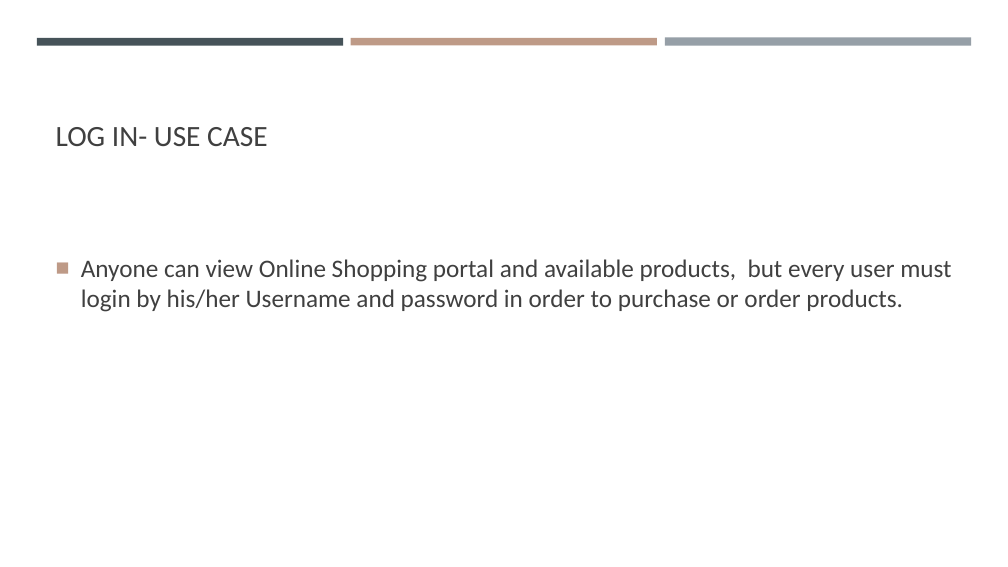
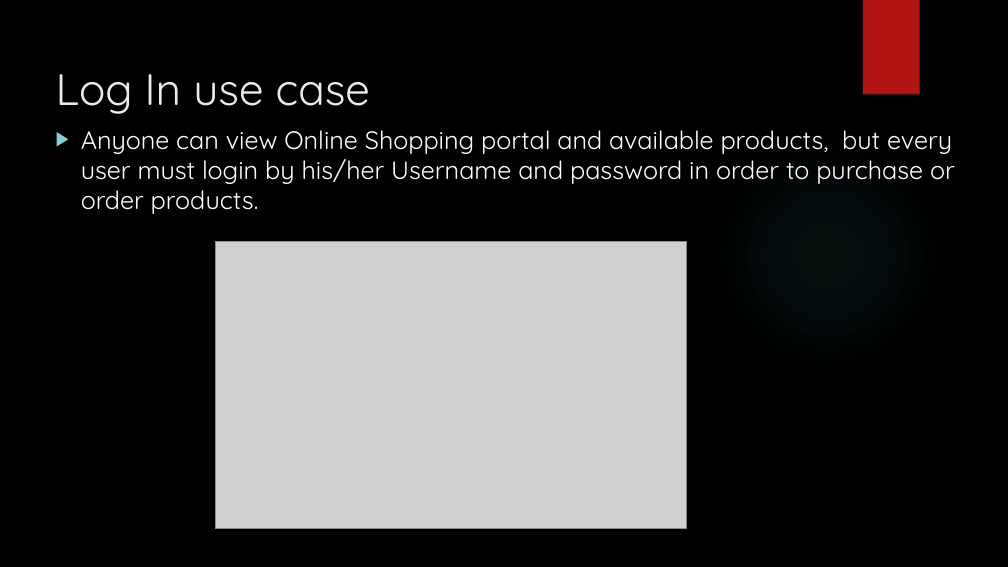
Before and after one commit to Gebrealief/final-wap-project, a slide deck: slide 6 of Wap presentation.pptx. Drawn at 1008x567 pixels with LibreOffice and Linux fonts; fonts in the diff are those of the drawing; grey boxes stand for pictures; background and template pictures are left out. Boxes give left, top, right and bottom in pixels: in the first picture for what was removed or moved away, otherwise in the second. Text is boxed around its words. In the diff, an @@ line names an element or a change of style, - is before the commit and + after.

```diff
--- a/Wap presentation.pptx
+++ b/Wap presentation.pptx
@@ background #FFFFFF to picture (left out) @@
@@ rectangle added at (863,0,920,95), fill #B01513 @@
@@ rectangle removed at (37,38,343,45) @@
@@ title "Log In use case" at (56,74,370,114): vertical alignment bottom to top @@
@@ rectangle removed at (351,38,657,45) @@
@@ rectangle removed at (665,38,971,46) @@
@@ title at (56,74,370,114): text changed; size 28 to 42 pt; font Calibri to Quicksand; text colour #404040 to #EBEBEB @@
-LOG IN- USE CASE
+Log In use case
@@ text "Anyone can view Online Shopping ...": place and size @@
-text "Anyone can view Online Shopping ..." at (81,259,951,312)
+text "Anyone can view Online Shopping ..." at (81,130,955,214)
@@ text "Anyone can view Online Shopping ..." at (81,130,955,214): font Calibri to Quicksand, text colour #404040 to #FFFFFF; bullet ■ to ▶; bullet colour #BE9A87 to #8AD0D6; vertical alignment middle to top @@
@@ ellipse added at (712,138,944,371), fill gradient #50B9C1 @@
@@ picture added at (215,241,686,529) @@
```
Also in this commit, not shown: 9 other slides changed, 3 slides added, 2 slides removed, 25 other files.
